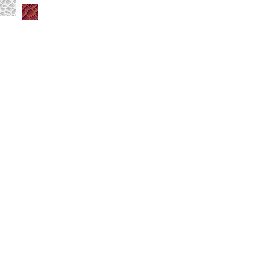
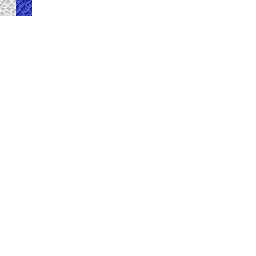
Layer changes from the first w=256, h=256 image to the second:
renamed "Texture Pass 1" to "Layer 2", painted on it over [16, 0, 38, 20]
